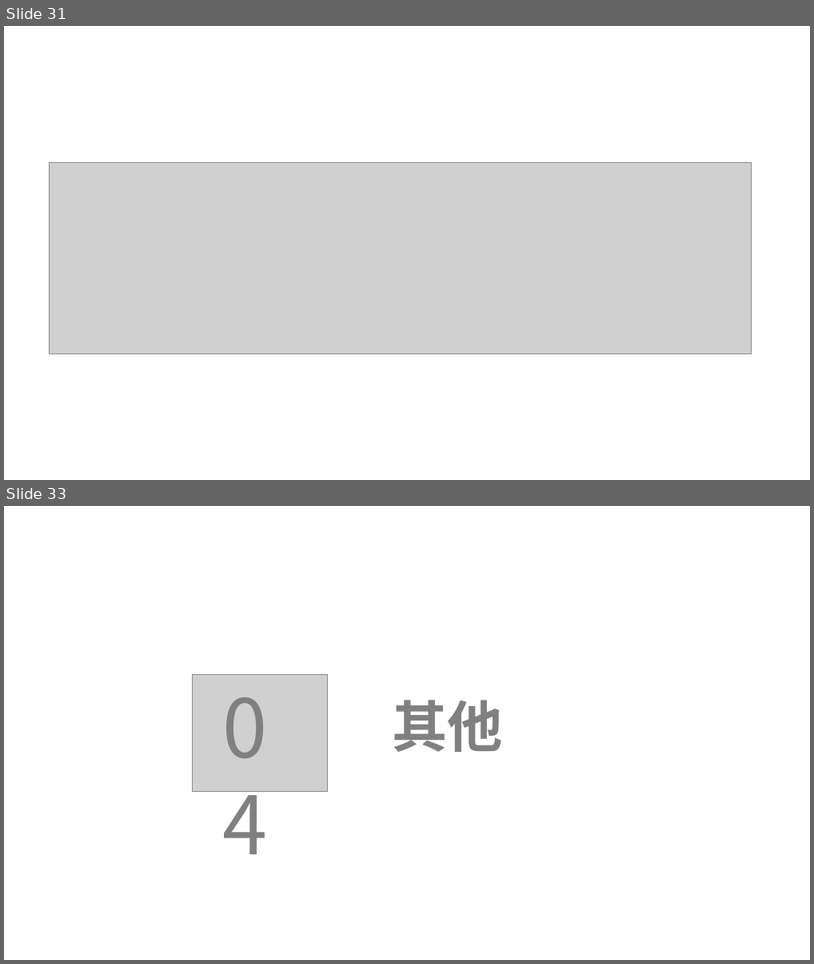
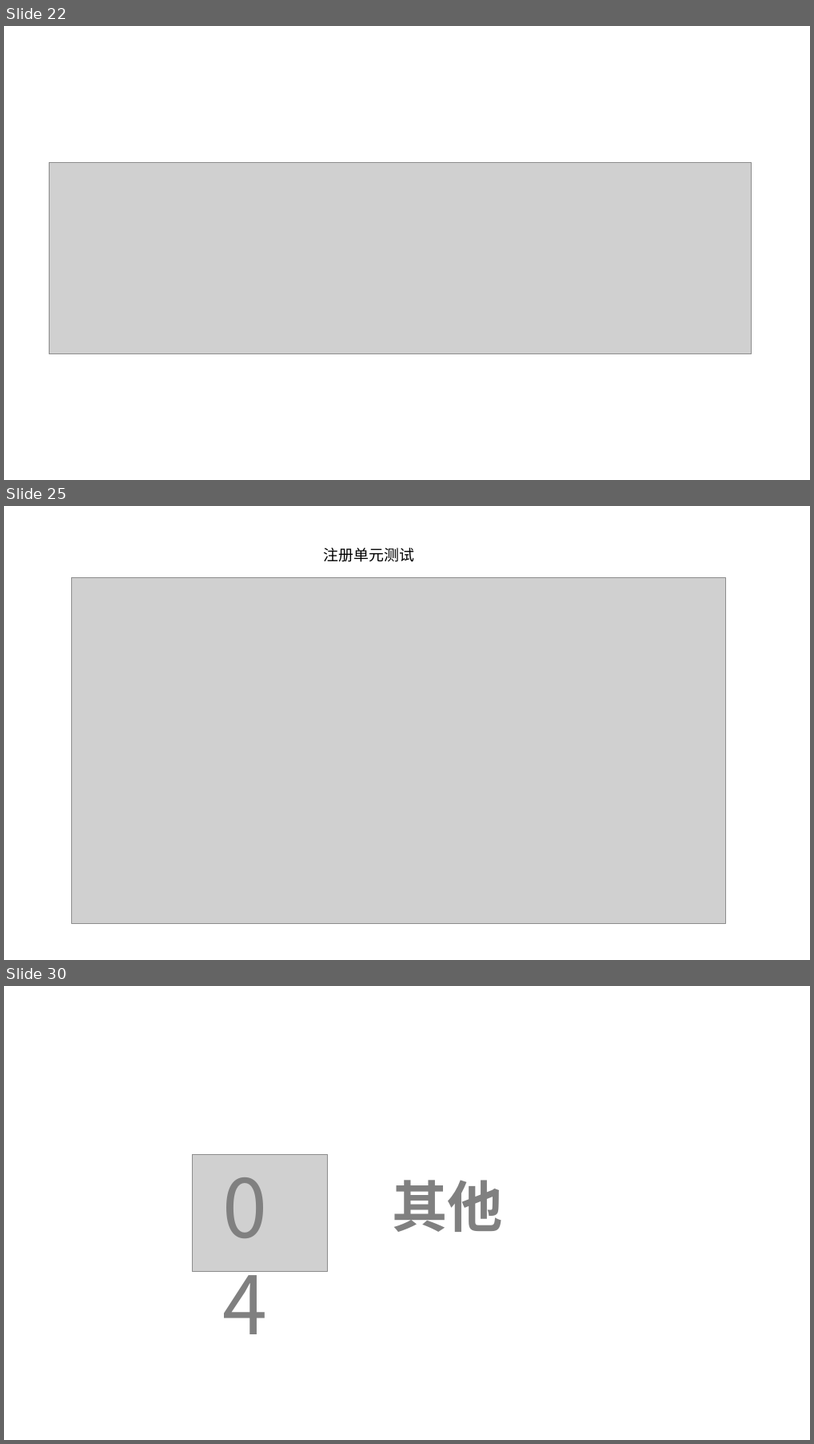
Before and after one commit to lenovo-wu/G11ZUCC, a slide deck: 代码实现.pptx. Shown one above the other, each under a label of ours: slides 31 and 33 before the commit, slides 22, 25 and 30 after it; the slides between them are not shown. The pictures are 814x964 and 814x1444 pixels, drawn with LibreOffice and Linux fonts; fonts in the diff are those of the drawing; grey boxes stand for pictures. Boxes give left, top, right and bottom in pixels: in the first picture for what was removed or moved away, otherwise in the second. Text is boxed around its words. In the diff, an @@ line names an element or a change of style, - is before the commit and + after.

```diff
--- a/代码实现.pptx
+++ b/代码实现.pptx
@@ slide 25 added at bbox=[4, 506, 810, 960], background #FFFFFF @@
@@ text added at bbox=[324, 548, 414, 562], 18 pt, text #000000 @@
+注册单元测试
@@ picture added at bbox=[71, 577, 726, 923] @@
@@ what was slide 31 is now slide 22 @@
@@ what was slide 33 is now slide 30 @@
```
Also in this commit, not shown: 2 slides changed, 12 other slides added, 16 slides removed.
